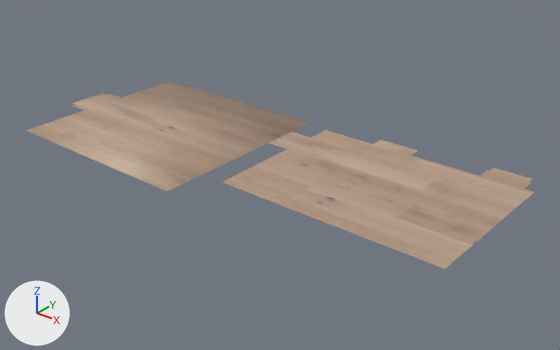
The glTF model pavimentoCamera.glb: old version first, new version second.
One viewpoint serves both versions: a 50 mm camera at (5.07, -17.85, 8.69) aimed at (-6.88, -2.91, -0.57). Every picture has the same lights, and +X, +Y and +Z are marked at lower left.

Objects in the first picture: 'PavimentoCamera', 'PavimentoIngresso'.
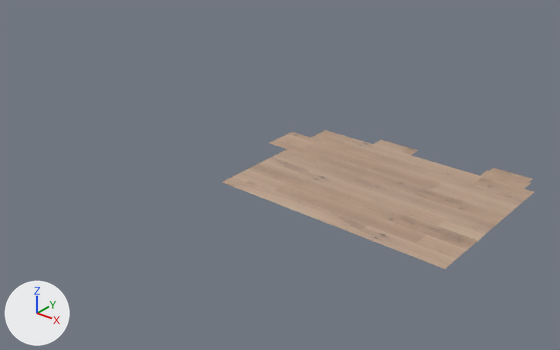
Patch to the scene script:
```diff
--- a/pavimentoCamera.glb.py
+++ b/pavimentoCamera.glb.py
@@ ob_pavimentocamera @@
-ob_pavimentocamera = bpy.data.objects.new('PavimentoCamera', me_pavimentocamera_003)
-ob_pavimentocamera.location = (0.0, 0.0, 0.0)
```

Where the change shows, as pixel boxes [x1, y1, x2, y2] in the pictures (560 x 350 px):
'PavimentoCamera', deleted (beige)
    before: [26, 81, 312, 191]
